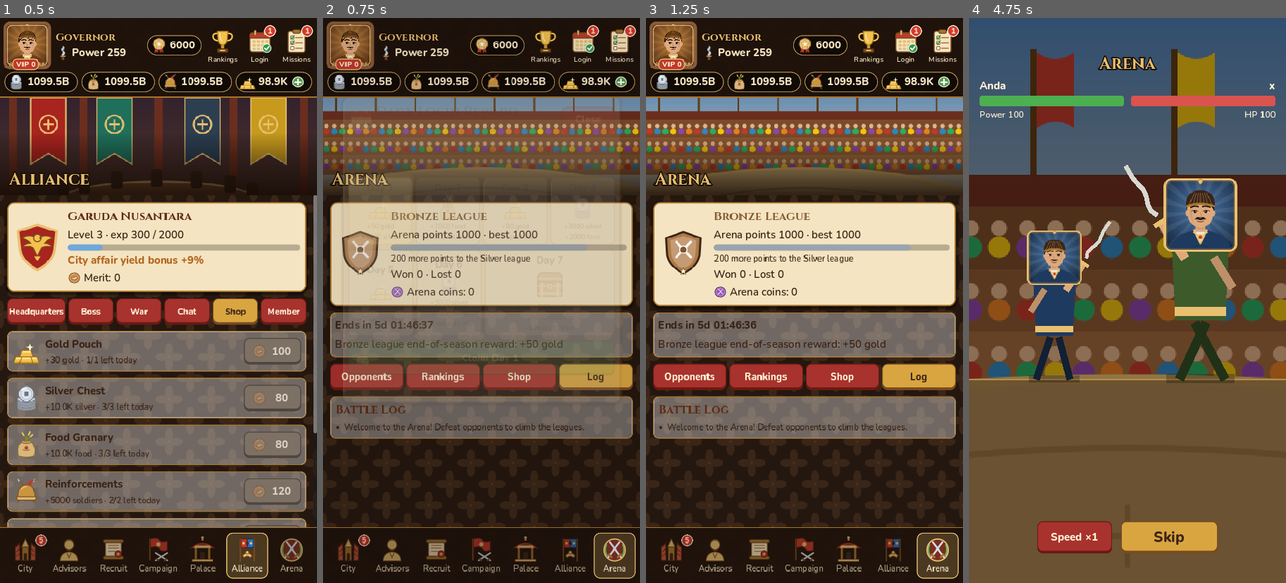
Above: before the commit, frames 1-4 (left to right).
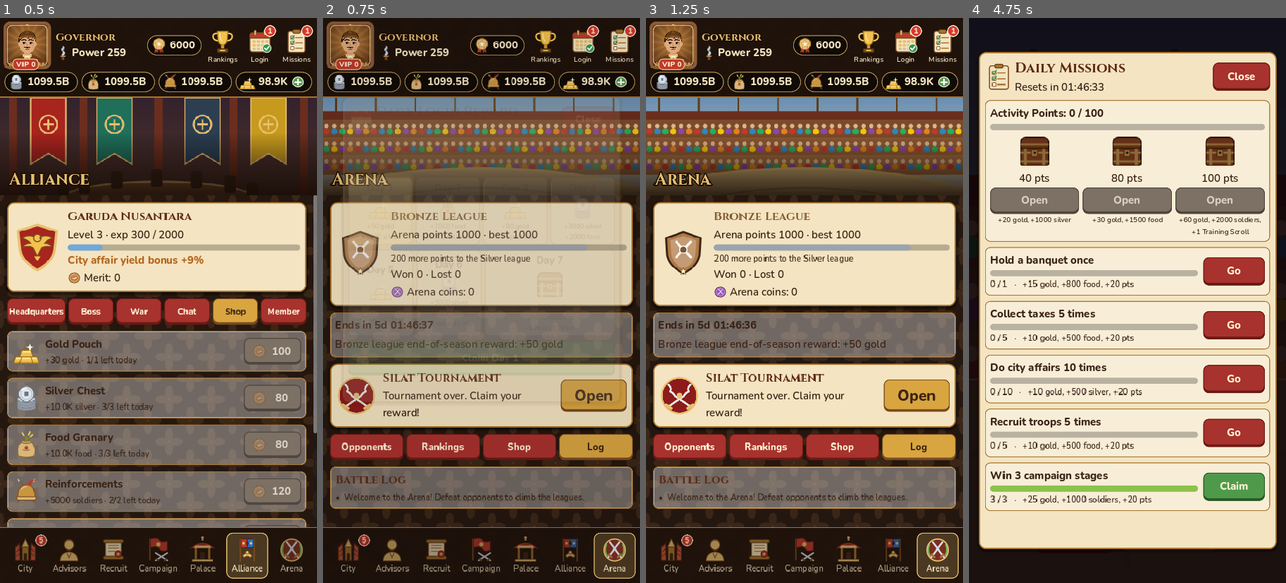
Above: after the commit, the same moments.

Repository: microaltech/tlg
Game: Godot game, scene res://tools/i18n_check.tscn
The game is run twice, just before and just after one commit, with the same random seed, the same clock (stepped at 60 frames per second) and the same inputs. This scene is started directly instead of the project's main scene.
Inputs (mouse positions are in pixels of both pictures, inside the frame that each line leads up to):
- Up to frame 1 (0.5 s): no input
- Up to frame 2 (0.75 s): click (351, 46) at 0.52 s
- Up to frame 3 (1.25 s): no input
- Up to frame 4 (4.75 s): click (1190, 46) at 1.27 s; click (1228, 46) at 2.02 s; click "Skip" at 2.75 s; click "Next" at 3.5 s; click (1266, 46) at 4.27 s

Frame 1 is identical in both runs. In frame 2, 23% of the frame differs, in the area x 2-98%, y 61-87%; in frame 3, 23%; in frame 4, 99%, in the area x 0-100%, y 0-100%.

Commit message:
Tambah Turnamen Silat mingguan
Tiap minggu pemain mendaftarkan satu penasihat jagoan ke bagan 8 pendekar
dan bertanding babak demi babak lewat duel visual. Hadiah sesuai babak
yang dicapai; juara mendapat Bingkai Juara Silat. Lawan di bagan selalu
sama dengan lawan yang dihadapi.

Co-Authored-By: Claude Opus 5.5 <noreply@anthropic.com>
Claude-Session: https://claude.ai/code/session_015LtRdrVC8mEHi9d4fpU264

Diff:
--- /dev/null
+++ b/assets/icons/silat.svg
@@ -0,0 +1 @@
+<svg xmlns="http://www.w3.org/2000/svg" width="144" height="144" viewBox="0 0 96 96"><defs></defs><circle cx="48" cy="48" r="42" fill="#8e1b1b" stroke="#e8c070" stroke-width="4"/><path d="M22 22 Q30 30 26 38 Q34 42 38 50 Q46 54 74 74" stroke="#e8e8e0" stroke-width="5" fill="none" stroke-linecap="round"/><path d="M74 22 Q66 30 70 38 Q62 42 58 50 Q50 54 22 74" stroke="#e8e8e0" stroke-width="5" fill="none" stroke-linecap="round"/><path d="M16 70 L28 78 M80 70 L68 78" stroke="#e8c070" stroke-width="7" stroke-linecap="round"/><circle cx="48" cy="48" r="7" fill="#e8c070"/></svg>
--- a/scripts/core/game_data.gd
+++ b/scripts/core/game_data.gd
@@ -1040,6 +1040,24 @@
 const HORSE_ORDER := ["kuda_jawa", "kuda_gayo", "kuda_sandel", "kuda_bima", "kuda_sembrani"]
 
 
+## Turnamen Silat mingguan: pilih satu penasihat jagoan, lalu bertanding di bagan 8
+## peserta (perempat final, semifinal, final). Kekuatan lawan relatif terhadap kekuatan
+## silat jagoan saat mendaftar. Kalah berarti gugur; hadiah sesuai babak tercapai.
+const SILAT_UNLOCK_STAGE := 10
+const SILAT_ROUNDS := ["Perempat Final", "Semifinal", "Final"]
+## Rentang faktor kekuatan lawan per babak. Melatih jagoan setelah mendaftar menaikkan peluang.
+const SILAT_OPPONENT := [[0.55, 0.80], [0.75, 0.95], [0.90, 1.10]]
+## Hadiah menurut jumlah babak yang dimenangkan (0 = gugur di perempat final, 3 = juara).
+const SILAT_REWARDS := [
+	{"silver": 20000},
+	{"silver": 40000, "gold": 50},
+	{"silver": 60000, "gold": 100, "items": {"star_stone": 1}},
+	{"silver": 100000, "gold": 200, "items": {"star_stone": 2}},
+]
+const SILAT_SCHOOLS := ["Perguruan Merapi", "Perguruan Lawu", "Perguruan Bromo", "Perguruan Rinjani",
+	"Perguruan Kerinci", "Perguruan Salak", "Perguruan Slamet"]
+
+
 ## Festival musiman bertema hari besar Indonesia. Tanggal tetap memakai "start"/"end"
 ## [bulan, tanggal] tiap tahun (boleh melewati tahun baru); hari raya yang mengikuti
 ## kalender Hijriah memakai "dates" per tahun: [[bln, tgl mulai], [bln, tgl akhir]].
@@ -1105,13 +1123,15 @@
 		"unlock": "festival:sumpah_pemuda"},
 	"frame_pahlawan": {"type": "frame", "name": "Bingkai Pahlawan", "colors": ["#4a3520", "#c9963f"],
 		"unlock": "festival:pahlawan"},
+	"frame_silat": {"type": "frame", "name": "Bingkai Juara Silat", "colors": ["#8e1b1b", "#f4d03f"],
+		"unlock": "silat"},
 	"costume_lord": {"type": "costume", "name": "Busana Bangsawan", "portrait": "lord", "unlock": "default"},
 	"costume_batik": {"type": "costume", "name": "Busana Batik", "portrait": "lord_batik", "gold": 400},
 	"costume_zirah": {"type": "costume", "name": "Zirah Senapati", "portrait": "lord_zirah", "unlock": "stage:50"},
 	"costume_raja": {"type": "costume", "name": "Busana Raja", "portrait": "lord_raja", "iap": "costume_raja"},
 }
 const COSMETIC_ORDER := ["frame_kayu", "frame_emas", "frame_giok", "frame_menteri", "frame_vip", "frame_tahun_baru",
-	"frame_ramadan", "frame_merdeka", "frame_sumpah_pemuda", "frame_pahlawan",
+	"frame_ramadan", "frame_merdeka", "frame_sumpah_pemuda", "frame_pahlawan", "frame_silat",
 	"costume_lord", "costume_batik", "costume_zirah", "costume_raja"]
 
 
--- a/scripts/core/game_model.gd
+++ b/scripts/core/game_model.gd
@@ -123,6 +123,8 @@
 var expeditions: Array = []
 ## Kuda yang dimiliki: {id: {level, rider}}.
 var horses := {}
+## Turnamen Silat minggu ini: {week, champion, power, opponents, wins, out, claimed}. Kosong bila belum mendaftar.
+var silat := {}
 var rng := RandomNumberGenerator.new()
 
 
@@ -133,6 +135,7 @@
 	festival = {}
 	expeditions = []
 	horses = {}
+	silat = {}
 	buildings = {"levels": {"istana": 1, "pasar": 0, "lumbung": 0, "barak": 0}, "job": {}}
 	cosmetics = {"owned": ["frame_kayu", "costume_lord"], "frame": "frame_kayu", "costume": "costume_lord"}
 	equipment = []
@@ -3454,6 +3457,158 @@
 	return _ok("%s kini menunggangi %s." % [Data.counselor_def(counselor_id)["name"], Data.HORSES[id]["name"]])
 
 
+# --- Turnamen Silat ---------------------------------------------------------------
+
+func silat_unlocked() -> bool:
+	return stage >= Data.SILAT_UNLOCK_STAGE
+
+
+## Kekuatan silat penasihat: kekuatan fisik diutamakan, atribut lain membantu.
+func silat_power(counselor_id: String) -> int:
+	if not counselors.has(counselor_id):
+		return 0
+	return int(attr(counselor_id, "str") * 1.5 + (attr(counselor_id, "int") + attr(counselor_id, "pol")
+		+ attr(counselor_id, "cha")) * 0.5)
+
+
+## Turnamen minggu lalu dibuang saat minggu berganti (hadiah yang belum diklaim ikut hangus).
+func ensure_silat(now: float) -> void:
+	if not silat.is_empty() and int(silat["week"]) != week_index(now):
+		silat = {}
+
+
+func silat_join(counselor_id: String, now: float) -> Dictionary:
+	if not silat_unlocked():
+		return _fail("Menangkan Tahap %d untuk membuka Turnamen Silat." % Data.SILAT_UNLOCK_STAGE)
+	ensure_silat(now)
+	if not silat.is_empty():
+		return _fail("Anda sudah mendaftar turnamen minggu ini.")
+	if not counselors.has(counselor_id):
+		return _fail("Penasihat belum direkrut.")
+	var power := silat_power(counselor_id)
+	var r := _seeded(["silat", week_index(now)])
+	# Tujuh peserta lain. Bagan: [jagoan vs 0], [1 vs 2], [3 vs 4], [5 vs 6]. Lawan jagoan
+	# di tiap babak (0, 1, 3) punya kekuatan sesuai babaknya; sisanya peserta biasa.
+	var others := []
+	for i in 7:
+		var tier: int = {1: 1, 3: 2}.get(i, 0)
+		var f: Array = Data.SILAT_OPPONENT[tier]
+		others.append({"name": _npc_name(r), "school": Data.SILAT_SCHOOLS[i],
+			"avatar": Data.ARENA_AVATARS[r.randi_range(0, Data.ARENA_AVATARS.size() - 1)],
+			"power": maxi(10, int(power * r.randf_range(float(f[0]), float(f[1]))))})
+	silat = {"week": week_index(now), "champion": counselor_id, "power": power, "others": others,
+		"wins": 0, "out": false, "claimed": false}
+	_track("silat")
+	changed.emit()
+	return _ok("%s terdaftar di Turnamen Silat!" % Data.counselor_def(counselor_id)["name"])
+
+
+## Indeks peserta lain yang dihadapi jagoan di tiap babak.
+const SILAT_PATH := [0, 1, 3]
+
+
+## Lawan jagoan di babak berjalan.
+func silat_opponent() -> Dictionary:
+	if silat.is_empty() or silat["out"] or int(silat["wins"]) >= Data.SILAT_ROUNDS.size():
+		return {}
+	return silat["others"][SILAT_PATH[int(silat["wins"])]]
+
+
+func silat_win_chance() -> float:
+	var opp := silat_opponent()
+	if opp.is_empty():
+		return 0.0
+	var a := pow(float(maxi(1, silat_power(silat["champion"]))), 3.0)
+	var b := pow(float(maxi(1, opp["power"])), 3.0)
+	return a / (a + b)
+
+
+func silat_done() -> bool:
+	return not silat.is_empty() and (silat["out"] or int(silat["wins"]) >= Data.SILAT_ROUNDS.size())
+
+
+func silat_fight(now: float) -> Dictionary:
+	ensure_silat(now)
+	var opp := silat_opponent()
+	if opp.is_empty():
+		return _fail("Tidak ada pertandingan yang menunggu.")
+	var round_name: String = Data.SILAT_ROUNDS[int(silat["wins"])]
+	var win := rng.randf() < silat_win_chance()
+	var hero: String = Data.counselor_def(silat["champion"])["name"]
+	_track("silat_fight")
+	var r: Dictionary
+	if win:
+		silat["wins"] = int(silat["wins"]) + 1
+		if int(silat["wins"]) >= Data.SILAT_ROUNDS.size():
+			r = _ok("%s menjuarai Turnamen Silat! Ambil hadiah juara." % hero)
+		else:
+			r = _ok("%s menang di %s melawan %s!" % [hero, round_name, opp["name"]])
+	else:
+		silat["out"] = true
+		r = _ok("%s kalah di %s melawan %s." % [hero, round_name, opp["name"]])
+	r.merge({"win": win, "opponent": opp, "round": round_name})
+	changed.emit()
+	return r
+
+
+func silat_can_claim() -> bool:
+	return silat_done() and not silat["claimed"]
+
+
+func claim_silat() -> Dictionary:
+	if not silat_can_claim():
+		return _fail("Hadiah turnamen belum bisa diambil.")
+	silat["claimed"] = true
+	var wins := int(silat["wins"])
+	var text := _give_rewards(Data.SILAT_REWARDS[wins])
+	if wins >= Data.SILAT_ROUNDS.size() and unlock_cosmetic("frame_silat"):
+		text += ", " + Data.COSMETICS["frame_silat"]["name"]
+	changed.emit()
+	return _ok("Hadiah turnamen: %s." % text)
+
+
+## Pemenang tiap pertandingan bagan untuk ditampilkan: [[perempat x4], [semi x2], [final]].
+## Peserta: -1 = jagoan pemain, 0..6 = peserta lain. Pertandingan antar-NPC ditentukan
+## kekuatan dengan RNG minggu ini; pertandingan jagoan mengikuti hasil sebenarnya.
+func silat_bracket() -> Array:
+	if silat.is_empty():
+		return []
+	var r := _seeded(["silat-bracket", int(silat["week"])])
+	var seeds := [-1, 0, 1, 2, 3, 4, 5, 6]
+	var rounds := []
+	var current := seeds
+	var wins := int(silat["wins"])
+	for level in 3:
+		var next := []
+		var matches := []
+		for i in range(0, current.size(), 2):
+			var a: int = current[i]
+			var b: int = current[i + 1]
+			var winner := -2  ## -2 = belum bertanding
+			if a == -1 or b == -1:
+				if wins > level:
+					winner = -1
+				elif silat["out"] and wins == level:
+					winner = b if a == -1 else a
+			elif wins > level or silat["out"] or level == 0:
+				# Calon lawan jagoan babak berikutnya selalu lolos agar bagan cocok dengan lawan sebenarnya.
+				if a in SILAT_PATH:
+					winner = a
+				elif b in SILAT_PATH:
+					winner = b
+				else:
+					var pa := float(silat["others"][a]["power"])
+					var pb := float(silat["others"][b]["power"])
+					winner = a if r.randf() < pa / (pa + pb) else b
+			matches.append([a, b, winner])
+			next.append(winner)
+		rounds.append(matches)
+		if next.has(-2):
+			break
+		current = next
+	return rounds
+
+
 # --- Festival musiman ---------------------------------------------------------
 
 ## Unix time tengah malam waktu lokal pemain untuk tanggal tertentu.
@@ -3656,6 +3811,8 @@
 			ok = vip_level() >= int(u.substr(4))
 		elif u.begins_with("stage:"):
 			ok = stage >= int(u.substr(6))
+		elif u == "silat":
+			ok = false  # hanya dari hadiah juara turnamen
 		if ok and unlock_cosmetic(id):
 			got.append(id)
 	return got
@@ -4068,6 +4225,7 @@
 		"buildings": buildings,
 		"expeditions": expeditions,
 		"horses": horses,
+		"silat": silat,
 		"cosmetics": cosmetics,
 	}
 
@@ -4121,6 +4279,18 @@
 			r["equip"] = str(src_r["equip"])
 		expeditions.append({"dest": str(e["dest"]), "counselor": str(e["counselor"]),
 			"end_t": float(e.get("end_t", now)), "reward": r})
+	var src_silat: Dictionary = d.get("silat", {})
+	if not Data.counselor_def(str(src_silat.get("champion", ""))).is_empty():
+		var others := []
+		for o in src_silat.get("others", []):
+			if o is Dictionary:
+				others.append({"name": str(o.get("name", "")), "school": str(o.get("school", "")),
+					"avatar": str(o.get("avatar", "arya")), "power": int(o.get("power", 10))})
+		if others.size() == 7:
+			silat = {"week": int(src_silat.get("week", 0)), "champion": str(src_silat["champion"]),
+				"power": int(src_silat.get("power", 0)), "others": others,
+				"wins": clampi(int(src_silat.get("wins", 0)), 0, Data.SILAT_ROUNDS.size()),
+				"out": bool(src_silat.get("out", false)), "claimed": bool(src_silat.get("claimed", false))}
 	var src_cos: Dictionary = d.get("cosmetics", {})
 	for id in src_cos.get("owned", []):
 		unlock_cosmetic(str(id))
--- a/scripts/ui/main.gd
+++ b/scripts/ui/main.gd
@@ -112,6 +112,8 @@
 var _avatar_frame: Panel
 var _avatar_key := ""  ## kostum+bingkai yang sedang tampil di avatar header
 var _profile_overlay: Control
+var _silat_overlay: Control
+var _silat_box: VBoxContainer
 var _profile_box: VBoxContainer
 var _build_timer := {}  ## {label, bar, rush, total} untuk pembangunan yang berjalan
 var _fest_box: VBoxContainer
@@ -653,6 +655,8 @@
 		_fill_stable()
 	if is_instance_valid(_profile_overlay):
 		_fill_profile()
+	if is_instance_valid(_silat_overlay):
+		_fill_silat()
 	_update_avatar()
 	if is_instance_valid(_pass_overlay):
 		_fill_pass()
@@ -1791,6 +1795,7 @@
 		var sr: Dictionary = arena["season_reward"]
 		_button(season, "Klaim hadiah musim lalu (%s)" % sr["league"], func(): return model.claim_arena_season(),
 			true, "chest", "GreenButton", false, "reveal_ssr")
+	_build_silat_card(box)
 
 	_segment_tabs(box, [["lawan", "Lawan"], ["peringkat", "Peringkat"], ["toko", "Toko"], ["catatan", "Catatan"]],
 		_arena_tab, func(key): _arena_tab = key)
@@ -1914,6 +1919,177 @@
 			int(opp["power"]) % 3], "win": win, "bg": "arena",
 		"detail": "%+d poin arena · +%d koin arena%s" % [r["delta"], r["coins"],
 			" · +%d perak" % Data.ARENA_WIN["silver"] if win else ""]})
+
+
+# --- Turnamen Silat -----------------------------------------------------------------
+
+func _build_silat_card(box: VBoxContainer) -> void:
+	var card := _card(box)
+	card.add_child(_tex(Art.icon("silat"), 92))
+	var col := _col(card)
+	_label(col, "Turnamen Silat", "CardTitle")
+	if not model.silat_unlocked():
+		_label(col, "Terbuka setelah menang Tahap %d." % Data.SILAT_UNLOCK_STAGE, "CardLabel")
+		return
+	model.ensure_silat(Game.now())
+	var status: String
+	var hot := false
+	if model.silat.is_empty():
+		status = "Pilih jagoan untuk turnamen minggu ini."
+		hot = true
+	elif model.silat_can_claim():
+		status = "Turnamen selesai. Ambil hadiahnya!"
+		hot = true
+	elif model.silat_done():
+		status = "Turnamen minggu ini selesai."
+	else:
+		status = "%s · babak %s" % [Data.counselor_def(model.silat["champion"])["name"],
+			Data.SILAT_ROUNDS[int(model.silat["wins"])]]
+		hot = true
+	_label(col, status, "CardLabel")
+	var b := _button(card, "Buka", func():
+		_show_silat()
+		return null, true, "", "GoldButton" if hot else "GreenButton")
+	b.size_flags_vertical = Control.SIZE_SHRINK_CENTER
+	b.custom_minimum_size.x = 150
+
+
+func _show_silat() -> void:
+	if is_instance_valid(_silat_overlay):
+		return
+	var p := _open_panel("Turnamen Silat", "silat", _close_silat)
+	_silat_overlay = p["overlay"]
+	_silat_box = p["content"]
+	p["subtitle"].text = "8 pendekar dari perguruan se-Nusantara. Turnamen baru tiap Senin."
+	_fill_silat()
+
+
+func _close_silat() -> void:
+	if is_instance_valid(_silat_overlay):
+		Audio.play("click")
+		_silat_overlay.queue_free()
+	_silat_overlay = null
+
+
+func _silat_entrant(index: int) -> Dictionary:
+	if index == -1:
+		var id: String = model.silat["champion"]
+		return {"name": Data.counselor_def(id)["name"], "avatar": id, "power": model.silat_power(id), "me": true}
+	return model.silat["others"][index]
+
+
+func _fill_silat() -> void:
+	_clear(_silat_box)
+	var now: float = Game.now()
+	model.ensure_silat(now)
+	if model.silat.is_empty():
+		_fill_silat_pick(now)
+		return
+	var head := _inner_box(_silat_box)
+	var hrow := HBoxContainer.new()
+	hrow.add_theme_constant_override("separation", 12)
+	head.add_child(hrow)
+	var champ: String = model.silat["champion"]
+	hrow.add_child(_tex(Art.portrait(champ), 96))
+	var hcol := _col(hrow)
+	_label(hcol, "Jagoan: %s" % Data.counselor_def(champ)["name"], "CardTitle")
+	_label(hcol, "Kekuatan silat %s" % _num(model.silat_power(champ)), "CardLabel")
+	var opp: Dictionary = model.silat_opponent()
+	if not opp.is_empty():
+		var round_name: String = Data.SILAT_ROUNDS[int(model.silat["wins"])]
+		var chance: float = model.silat_win_chance()
+		_label(hcol, "%s melawan %s (%s) · kekuatan %s" % [round_name, opp["name"], opp["school"], _num(opp["power"])],
+			"SmallLabel").add_theme_color_override("font_color", UI.INK)
+		_label(hcol, "Peluang menang %d%%" % roundi(chance * 100), "SmallLabel") \
+			.add_theme_color_override("font_color", UI.GREEN.darkened(0.3) if chance >= 0.5 else UI.RED)
+		var fight := _button(head, "Bertanding: %s" % round_name, func():
+			var my_power: int = model.silat_power(champ)
+			var r: Dictionary = model.silat_fight(Game.now())
+			if not r.has("win"):
+				return r
+			var win: bool = r["win"]
+			var o: Dictionary = r["opponent"]
+			var ratio := float(o["power"]) / maxi(1, my_power)
+			var plan: Dictionary = model.duel_plan(1.0, 1.0, clampf(1.0 - 0.6 * ratio, 0.15, 0.95) if win else 0.0,
+				0.0 if win else clampf(1.0 - 0.6 / maxf(ratio, 0.01), 0.1, 0.9), int(o["power"]) + int(model.silat["wins"]))
+			plan["hero"] = {}  # jagoan bertarung sendiri, tanpa bantuan penasihat lain
+			_play_duel(plan, {"title": tr("Turnamen Silat · %s") % tr(r["round"]), "me_name": Data.counselor_def(champ)["name"],
+				"them_name": o["name"], "me_total": my_power, "them_total": o["power"], "units": ["power", "power"],
+				"me_portrait": champ, "them_portrait": o["avatar"], "me_weapon": "keris",
+				"them_weapon": ["tombak", "gada", "keris"][int(o["power"]) % 3], "win": win, "bg": "arena",
+				"headline": "JUARA!" if model.silat_can_claim() and win else ("MENANG!" if win else "GUGUR..."),
+				"detail": r["msg"]})
+			return null, true, "", "GoldButton", false, "attack")
+		fight.custom_minimum_size.y = 80
+	elif model.silat_can_claim():
+		var wins: int = model.silat["wins"]
+		_label(head, "Hasil: %s" % ("Juara!" if wins >= Data.SILAT_ROUNDS.size() else "gugur di babak %s" %
+			Data.SILAT_ROUNDS[wins]), "CardLabel").add_theme_font_override("font", UI.font_bold)
+		_button(head, "Ambil hadiah: %s" % _reward_text(Data.SILAT_REWARDS[wins]), func(): return model.claim_silat(),
+			true, "chest", "GoldButton", false, "reveal_ssr")
+	else:
+		_label(head, "Turnamen berikutnya dimulai Senin.", "SmallLabel").add_theme_color_override("font_color", UI.INK)
+
+	_label(_silat_box, "Bagan pertandingan", "CardLabel").add_theme_font_override("font", UI.font_bold)
+	var bracket: Array = model.silat_bracket()
+	for level in bracket.size():
+		var inner := _inner_box(_silat_box)
+		_label(inner, Data.SILAT_ROUNDS[level], "CardLabel").add_theme_font_override("font", UI.font_bold)
+		for m in bracket[level]:
+			var row := HBoxContainer.new()
+			row.add_theme_constant_override("separation", 8)
+			inner.add_child(row)
+			for k in 2:
+				var e: Dictionary = _silat_entrant(m[k])
+				var cell := HBoxContainer.new()
+				cell.add_theme_constant_override("separation", 6)
+				cell.size_flags_horizontal = Control.SIZE_EXPAND_FILL
+				row.add_child(cell)
+				var pic := _tex(Art.portrait(e["avatar"]), 44)
+				var lost: bool = m[2] != -2 and m[2] != m[k]
+				if lost:
+					pic.modulate = Color(0.45, 0.45, 0.45)
+				cell.add_child(pic)
+				var name_l := _label(cell, e["name"], "SmallLabel")
+				name_l.auto_translate_mode = Node.AUTO_TRANSLATE_MODE_DISABLED
+				name_l.text_overrun_behavior = TextServer.OVERRUN_TRIM_ELLIPSIS
+				name_l.size_flags_horizontal = Control.SIZE_EXPAND_FILL
+				name_l.add_theme_color_override("font_color", UI.GREEN.darkened(0.3) if m[2] == m[k] else
+					(Color("8a7a6a") if lost else UI.INK))
+				if e.get("me", false):
+					name_l.add_theme_font_override("font", UI.font_bold)
+				if k == 0:
+					_label(row, "vs", "SmallLabel").add_theme_color_override("font_color", UI.GOLD_DARK)
+	var rewards := _inner_box(_silat_box)
+	_label(rewards, "Hadiah", "CardLabel").add_theme_font_override("font", UI.font_bold)
+	for i in Data.SILAT_REWARDS.size():
+		var what: String = "Juara (+ %s)" % Data.COSMETICS["frame_silat"]["name"] if i == Data.SILAT_ROUNDS.size() \
+			else "Gugur di %s" % Data.SILAT_ROUNDS[i]
+		_label(rewards, "%s: %s" % [what, _reward_text(Data.SILAT_REWARDS[i])], "SmallLabel") \
+			.add_theme_color_override("font_color", UI.INK)
+
+
+## Pilih jagoan: daftar penasihat urut kekuatan silat.
+func _fill_silat_pick(now: float) -> void:
+	_label(_silat_box, "Pilih jagoan untuk turnamen minggu ini. Kekuatan silat dihitung dari Kekuatan (utama) "
+		+ "dan atribut lain. Jagoan tidak bisa diganti sampai turnamen berikutnya.", "SmallLabel") \
+		.add_theme_color_override("font_color", UI.INK)
+	var ids: Array = model.counselors.keys()
+	ids.sort_custom(func(a, b): return model.silat_power(a) > model.silat_power(b))
+	for id in ids:
+		var row := HBoxContainer.new()
+		row.add_theme_constant_override("separation", 10)
+		_inner_box(_silat_box).add_child(row)
+		row.add_child(_tex(Art.portrait(id), 64))
+		var col := _col(row)
+		_label(col, Data.counselor_def(id)["name"], "CardLabel").add_theme_font_override("font", UI.font_bold)
+		_label(col, "Kekuatan silat %s" % _num(model.silat_power(id)), "SmallLabel") \
+			.add_theme_color_override("font_color", UI.INK)
+		var cid: String = id
+		var b := _button(row, "Daftarkan", func(): return model.silat_join(cid, Game.now()), true, "", "GreenButton",
+			false, "upgrade")
+		b.custom_minimum_size = Vector2(150, 56)
+		b.size_flags_vertical = Control.SIZE_SHRINK_CENTER
 
 
 # --- Aliansi ---------------------------------------------------------------
@@ -3966,6 +4142,8 @@
 		for f in Data.FESTIVALS:
 			if f["id"] == u.substr(9):
 				return "Toko festival %s" % f["name"]
+	if u == "silat":
+		return "Hadiah juara Turnamen Silat"
 	if def.has("iap"):
 		return "Toko"
 	return ""
--- a/tests/run_tests.gd
+++ b/tests/run_tests.gd
@@ -27,7 +27,7 @@
 		"test_lb_rank", "test_lb_top", "test_lb_alliances_reward", "test_items_use", "test_items_sources",
 		"test_skills", "test_bonds", "test_prison", "test_exam_officials", "test_banquet",
 		"test_story", "test_away_report", "test_lord_name", "test_notification_plan", "test_soldiers_eat_grain", "test_pattern_translation", "test_do_all", "test_rateup", "test_equipment", "test_tower", "test_honor", "test_ads", "test_pass", "test_offers", "test_achievements", "test_save_code",
-		"test_formation", "test_battle_plan", "test_festival_calendar", "test_festival_flow", "test_cosmetics", "test_buildings", "test_expeditions", "test_horses", "test_story_choices", "test_duel_plan",
+		"test_formation", "test_battle_plan", "test_festival_calendar", "test_festival_flow", "test_cosmetics", "test_buildings", "test_expeditions", "test_horses", "test_story_choices", "test_duel_plan", "test_silat",
 	]:
 		call(t)
 	print("%d cek, %d gagal" % [_count, _failures])
@@ -2048,3 +2048,46 @@
 	for seed in 30:
 		var q := m.duel_plan(1.0, 1.0, 0.3 + seed * 0.02, 0.0, seed)
 		check(q["steps"].any(func(st): return st["by"] == 1 and st["dmg"] > 0.0), "lawan sempat memukul (seed %d)" % seed)
+
+
+func test_silat() -> void:
+	var m := fresh()
+	var t := 20000 * 86400.0
+	check(not m.silat_join("arya", t)["ok"], "turnamen terkunci di awal")
+	m.stage = Data.SILAT_UNLOCK_STAGE
+	check(not m.silat_join("gajah", t)["ok"], "jagoan harus dimiliki")
+	m.counselors["arya"]["level"] = 3000  # sangat kuat
+	check(m.silat_power("arya") > m.silat_power("sekar"), "kekuatan silat dari atribut")
+	check(m.silat_join("arya", t)["ok"] and not m.silat_join("sekar", t)["ok"], "daftar sekali per minggu")
+	check(m.silat["others"].size() == 7 and m.silat_opponent() == m.silat["others"][0], "lawan perempat final")
+	check(m.silat_bracket().size() >= 1 and m.silat_bracket()[0].size() == 4, "bagan 4 pertandingan perempat final")
+	check(not m.claim_silat()["ok"], "hadiah belum bisa diambil")
+	for o in m.silat["others"]:
+		o["power"] = 1
+	for i in 3:
+		var r := m.silat_fight(t)
+		check(r["ok"] and r["win"], "menang babak %d" % (i + 1))
+	check(m.silat_done() and m.silat_opponent().is_empty() and not m.silat_fight(t)["ok"], "turnamen selesai")
+	var br := m.silat_bracket()
+	check(br.size() == 3 and br[2][0][2] == -1, "bagan: jagoan juara")
+	check(br[1][0][1] == Model.SILAT_PATH[1] and br[2][0][1] == Model.SILAT_PATH[2], "lawan di bagan sama dengan lawan sebenarnya")
+	var gold := m.gold
+	check(m.claim_silat()["ok"] and m.gold == gold + 200 and m.owns_cosmetic("frame_silat"), "hadiah juara + bingkai")
+	check(not m.claim_silat()["ok"], "hadiah sekali")
+	var m2 := Model.new()
+	m2.from_dict(JSON.parse_string(JSON.stringify(m.to_dict())), t)
+	check(var_to_str(m2.silat) == var_to_str(m.silat), "simpan/muat turnamen")
+	m.ensure_silat(t + 7 * 86400.0)
+	check(m.silat.is_empty(), "turnamen baru minggu depan")
+	var weak := fresh()
+	weak.stage = Data.SILAT_UNLOCK_STAGE
+	weak.silat_join("sekar", t)
+	for o in weak.silat["others"]:
+		o["power"] = 1 << 30
+	var lr := weak.silat_fight(t)
+	check(lr["ok"] and not lr["win"] and weak.silat["out"] and weak.silat_can_claim(), "kalah: gugur, hadiah hiburan")
+	var silver := weak.silver
+	weak.claim_silat()
+	check(weak.silver == silver + 20000 and not weak.owns_cosmetic("frame_silat"), "hadiah gugur di perempat final")
+	var wb := weak.silat_bracket()
+	check(wb[0][0][2] == 0, "bagan: lawan maju setelah jagoan kalah")
--- a/tools/i18n_check.gd
+++ b/tools/i18n_check.gd
@@ -142,6 +142,8 @@
 	m.start_build("istana", now)
 	m.buy_cosmetic("costume_batik")
 	m.story["choices"] = {"begal": "ampuni"}
+	m.silat_join("arya", now)
+	m.silat_fight(now)
 	m.sync(now)
 
 
@@ -179,7 +181,7 @@
 	var panels := ["_show_missions", "_show_login", "_show_event", "_show_store", "_show_vip", "_show_bag",
 		"_show_story", "_show_settings", "_show_privacy", "_show_help", "_show_equipment", "_show_tower",
 		"_show_pass", "_show_achievements", "_show_offers", "_show_promotion", "_show_expeditions", "_show_stable",
-		"_show_profile"]
+		"_show_profile", "_show_silat"]
 	if not Game.model.festival.is_empty():
 		panels.append("_show_festival")
 	for f in panels:
--- a/tools/sim_economy.gd
+++ b/tools/sim_economy.gd
@@ -162,6 +162,18 @@
 				if r_i < riders.size():
 					m.assign_horse(id, riders[r_i])
 
+	# Turnamen Silat: daftarkan penasihat terkuat, bertanding sampai gugur/juara, klaim.
+	if m.silat_unlocked():
+		m.ensure_silat(now)
+		if m.silat.is_empty():
+			var champ: Array = m.counselors.keys()
+			champ.sort_custom(func(a, b): return m.silat_power(a) > m.silat_power(b))
+			m.silat_join(champ[0], now)
+		while not m.silat_opponent().is_empty():
+			m.silat_fight(now)
+		if m.silat_can_claim():
+			m.claim_silat()
+
 	# Bangunan: bangun yang termurah bila perak masih cukup untuk 2x biayanya.
 	if m.build_job().is_empty():
 		var pick := ""
Not shown, added: assets/icons/silat.svg.import
Not shown, changed: translations/en.tsv
